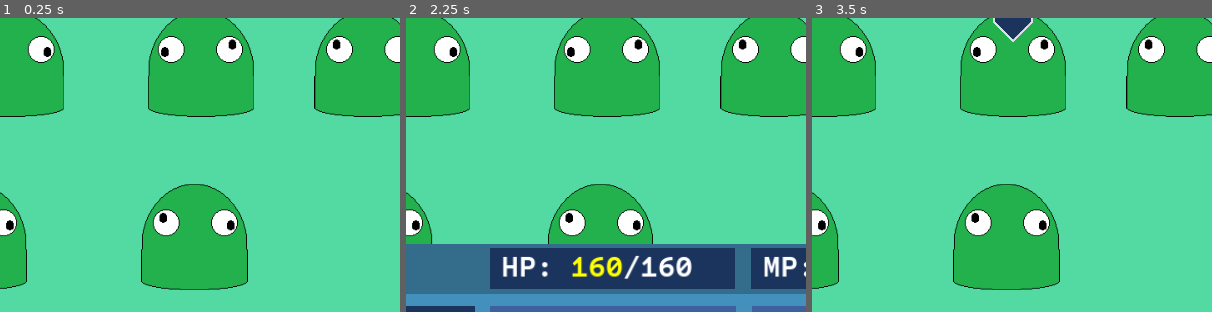
Above: before the commit, frames 1-3 (left to right).
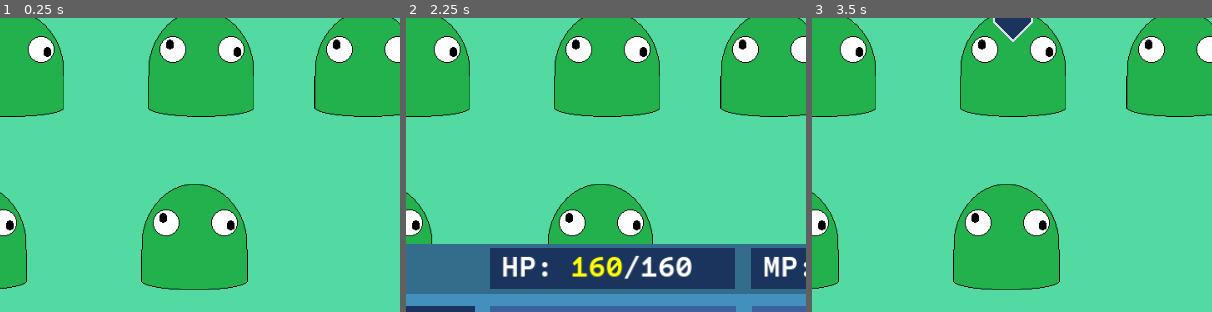
Above: after the commit, the same moments.

Repository: Tougon/CopyrightRPG
Game: Godot game, scene res://src/RPGData/Scenes/BattleScene.tscn
The game is run twice, just before and just after one commit, with the same random seed, the same clock (stepped at 60 frames per second) and the same inputs. Video files are missing from this copy of the repository; at most half a second of black plays in their place.
Inputs (mouse positions are % of the whole screen's width and height, from its top left):
- Up to frame 1 (0.25 s): no input
- Up to frame 2 (2.25 s): tap Enter at 0.5 s; move the mouse to (72, 44) at 0.52 s; click (72, 44) at 0.67 s; drag from (30, 54) to (45, 69) at 1.27 s; move the mouse to (60, 27) at 2.02 s; click (60, 27) at 2.17 s
- Up to frame 3 (3.5 s): click "Attack" at 2.75 s
The pictures show only the part of the screen within x 24-74%, y 35-85%; the shares and areas given below are measured in that part.

The runs differ from the first frame. In frame 1, 0.6% of the frame differs, in the area x 39-62%, y 2-16%; in frame 2, 0.6%; in frame 3, 0.6%.

Commit message:
1-18-24 - Directionality improvements
Improved controls for directionality to not be wholly reliant on scale

Diff:
--- a/assets/Animations/Sequences/test_anim.tres
+++ b/assets/Animations/Sequences/test_anim.tres
@@ -39,7 +39,7 @@
 
 [sub_resource type="Resource" id="Resource_x7akk"]
 script = ExtResource("1_bx7of")
-use_directionality = false
+use_directionality = true
 target = 0
 effect_index = 0
 tween = SubResource("Resource_bu1ul")
@@ -58,7 +58,9 @@
 effect_rotation = 0.0
 effect_scale = Vector2(1, 1)
 child = false
-match_scale = true
+pos_match_sequence_dir = true
+rot_match_sequence_dir = false
+scl_match_sequence_dir = true
 effect_variance = Vector2(0, 0)
 
 [sub_resource type="Resource" id="Resource_khlsu"]
@@ -93,7 +95,7 @@
 
 [sub_resource type="Resource" id="Resource_8miv5"]
 script = ExtResource("1_bx7of")
-use_directionality = false
+use_directionality = true
 target = 0
 effect_index = 0
 tween = SubResource("Resource_g3qyw")
--- a/assets/Entities/slime.tres
+++ b/assets/Entities/slime.tres
@@ -23,7 +23,7 @@
 base_hp = 50
 base_mp = 50
 base_atk = 60
-base_def = 30
+base_def = 60
 base_sp_atk = 55
 base_sp_def = 30
 base_spd = 50
--- a/src/AnimationSequence/Scripts/Actions/generate_effect.gd
+++ b/src/AnimationSequence/Scripts/Actions/generate_effect.gd
@@ -8,7 +8,9 @@
 @export var effect_rotation : float;
 @export var effect_scale : Vector2;
 @export var child : bool;
-@export var match_scale : bool;
+@export var pos_match_sequence_dir : bool;
+@export var rot_match_sequence_dir : bool;
+@export var scl_match_sequence_dir : bool;
 @export var effect_variance : Vector2;
 
 # TODO: Z-axis (layering)
@@ -26,8 +28,13 @@
 		entity = sequence.target[sequence.target_index];
 
 	if entity != null:
-		position.x = entity.global_position.x + (effect_position.x * sequence.direction_x);
-		position.y = entity.global_position.y + (effect_position.y * sequence.direction_y);
+
+		if pos_match_sequence_dir :
+			position.x = entity.global_position.x + (effect_position.x * sequence.direction_x);
+			position.y = entity.global_position.y + (effect_position.y * sequence.direction_y);
+		else :
+			position.x = entity.global_position.x + effect_position.x;
+			position.y = entity.global_position.y + effect_position.y;
 
 		if child :
 			entity.add_child(effect);
@@ -40,9 +47,11 @@
 	var scale = Vector2(effect_scale.x * sequence.direction_x, effect_scale.y * sequence.direction_y)
 
 	effect.global_position = position + offset;
-	effect.rotation = effect_rotation * sequence.direction_x;
 
-	if match_scale : effect.scale = scale;
+	if rot_match_sequence_dir : effect.rotation = effect_rotation * sequence.direction_x;
+	else : effect.rotation = effect_rotation;
+
+	if scl_match_sequence_dir : effect.scale = scale;
 	else : effect.scale = effect_scale;
 
 	sequence.effects.append(effect);
--- a/src/AnimationSequence/Scripts/animation_sequence.gd
+++ b/src/AnimationSequence/Scripts/animation_sequence.gd
@@ -77,6 +77,10 @@
 	direction_x = user.scale.x / abs(user.scale.x);
 	direction_y = user.scale.y / abs(user.scale.y);
 
+	if user.use_override_direction :
+		direction_x = user.override_direction.x / abs(user.override_direction.x);
+		direction_y = user.override_direction.y / abs(user.override_direction.y);
+
 	if target != null:
 		for t in target:
 			target_position.append(t.position);
--- a/src/RPGData/Scenes/BattleScene.tscn
+++ b/src/RPGData/Scenes/BattleScene.tscn
@@ -78,7 +78,8 @@
 
 [node name="TempEnemy" parent="Entities" instance=ExtResource("5_c337l")]
 position = Vector2(473, 314)
-scale = Vector2(-1, 1)
+use_override_direction = true
+override_direction = Vector2(-1, 1)
 
 [node name="TempEnemy2" parent="Entities" instance=ExtResource("5_c337l")]
 position = Vector2(673, 314)
--- a/src/RPGData/Scenes/Entity/EntityController.gd
+++ b/src/RPGData/Scenes/Entity/EntityController.gd
@@ -2,6 +2,10 @@
 class_name EntityController
 
 @export var current_entity : Entity;
+# Tricks the animation sequence into thinking the entity is scaled differently
+@export var use_override_direction : bool = false;
+@export var override_direction : Vector2 = Vector2(1, 1);
+
 var move_list : Array[Spell];
 var param : EntityParams;
 var current_action : Spell;
--- a/src/RPGData/Scenes/Entity/EntityController.tscn
+++ b/src/RPGData/Scenes/Entity/EntityController.tscn
@@ -8,6 +8,8 @@
 [node name="EntityBase" instance=ExtResource("1_u887t")]
 script = ExtResource("2_cc50b")
 current_entity = ExtResource("3_d0a8t")
+use_override_direction = false
+override_direction = Vector2(1, 1)
 
 [node name="Sprite2D" parent="." index="0"]
 script = ExtResource("4_l5njq")
--- a/src/RPGData/Scenes/UI/entity_info.tscn
+++ b/src/RPGData/Scenes/UI/entity_info.tscn
@@ -8,7 +8,7 @@
 anchor_right = 1.0
 offset_bottom = 60.0
 grow_horizontal = 2
-color = Color(0.199219, 0.425781, 0.546875, 1)
+color = Color(0.2, 0.427451, 0.545098, 1)
 script = ExtResource("1_7bfck")
 
 [node name="HBoxContainer" type="HBoxContainer" parent="."]
--- a/src/RPGData/Scenes/UI/entity_info_battle.tscn
+++ b/src/RPGData/Scenes/UI/entity_info_battle.tscn
@@ -1,11 +1,127 @@
-[gd_scene load_steps=2 format=3 uid="uid://fc3f0fm8hsw0"]
+[gd_scene load_steps=3 format=3 uid="uid://cddpjekmhp1aq"]
 
-[ext_resource type="PackedScene" uid="uid://cfwqqndo7yhc8" path="res://src/RPGData/Scenes/UI/entity_info.tscn" id="1_xuebw"]
+[ext_resource type="Script" path="res://src/RPGData/Scenes/UI/entity_info.gd" id="1_2etan"]
+[ext_resource type="Theme" uid="uid://ujjia2gxvnn6" path="res://assets/Themes/Theme_NewsTicker.tres" id="2_855ct"]
 
-[node name="Entity Info" instance=ExtResource("1_xuebw")]
+[node name="Entity Info Battle" type="ColorRect"]
+anchors_preset = 10
+anchor_right = 1.0
+offset_bottom = 108.0
+grow_horizontal = 2
+color = Color(0.2, 0.427451, 0.545098, 0)
+script = ExtResource("1_2etan")
 
-[node name="Padding" parent="HBoxContainer" index="0"]
-visible = false
+[node name="VBoxContainer" type="VBoxContainer" parent="."]
+layout_mode = 1
+anchors_preset = 15
+anchor_right = 1.0
+anchor_bottom = 1.0
+offset_left = 10.0
+offset_right = -10.0
+offset_bottom = 2.0
+grow_horizontal = 2
+grow_vertical = 2
+theme_override_constants/separation = 0
 
-[node name="Player Name" parent="HBoxContainer" index="1"]
-visible = false
+[node name="HP Bar" type="Control" parent="VBoxContainer"]
+custom_minimum_size = Vector2(281, 50)
+layout_mode = 2
+size_flags_horizontal = 3
+size_flags_vertical = 4
+
+[node name="ColorRect" type="ColorRect" parent="VBoxContainer/HP Bar"]
+layout_mode = 1
+anchors_preset = 15
+anchor_right = 1.0
+anchor_bottom = 1.0
+grow_horizontal = 2
+grow_vertical = 2
+color = Color(0.234375, 0.378906, 0.621094, 1)
+
+[node name="ColorRect" type="ColorRect" parent="VBoxContainer/HP Bar/ColorRect"]
+layout_mode = 1
+anchors_preset = 15
+anchor_right = 1.0
+anchor_bottom = 1.0
+grow_horizontal = 2
+grow_vertical = 2
+scale = Vector2(0.8, 1)
+color = Color(0.105469, 0.203125, 0.363281, 1)
+
+[node name="VBoxContainer" type="VBoxContainer" parent="VBoxContainer/HP Bar/ColorRect"]
+layout_mode = 1
+anchors_preset = -1
+anchor_left = 0.05
+anchor_top = 0.5
+anchor_right = 0.95
+anchor_bottom = 0.5
+offset_left = -0.5
+offset_top = -24.0
+offset_bottom = 24.0
+grow_horizontal = 2
+grow_vertical = 2
+alignment = 1
+
+[node name="RichTextLabel" type="RichTextLabel" parent="VBoxContainer/HP Bar/ColorRect/VBoxContainer"]
+layout_mode = 2
+size_flags_vertical = 4
+theme = ExtResource("2_855ct")
+theme_override_font_sizes/normal_font_size = 28
+theme_override_font_sizes/bold_font_size = 36
+bbcode_enabled = true
+text = "[b]HP: [color=FFFF00]200[/color]/250"
+fit_content = true
+
+[node name="Padding" type="Control" parent="VBoxContainer"]
+custom_minimum_size = Vector2(0, 10)
+layout_mode = 2
+size_flags_vertical = 3
+
+[node name="MP Bar" type="Control" parent="VBoxContainer"]
+custom_minimum_size = Vector2(281, 50)
+layout_mode = 2
+size_flags_horizontal = 3
+size_flags_vertical = 4
+
+[node name="ColorRect" type="ColorRect" parent="VBoxContainer/MP Bar"]
+layout_mode = 1
+anchors_preset = 15
+anchor_right = 1.0
+anchor_bottom = 1.0
+grow_horizontal = 2
+grow_vertical = 2
+color = Color(0.234375, 0.378906, 0.621094, 1)
+
+[node name="ColorRect" type="ColorRect" parent="VBoxContainer/MP Bar/ColorRect"]
+layout_mode = 1
+anchors_preset = 15
+anchor_right = 1.0
+anchor_bottom = 1.0
+grow_horizontal = 2
+grow_vertical = 2
+scale = Vector2(0.8, 1)
+color = Color(0.105469, 0.203125, 0.363281, 1)
+
+[node name="VBoxContainer" type="VBoxContainer" parent="VBoxContainer/MP Bar/ColorRect"]
+layout_mode = 1
+anchors_preset = -1
+anchor_left = 0.05
+anchor_top = 0.5
+anchor_right = 0.95
+anchor_bottom = 0.5
+offset_left = -0.5
+offset_top = -24.0
+offset_bottom = 24.0
+grow_horizontal = 2
+grow_vertical = 2
+alignment = 1
+
+[node name="RichTextLabel" type="RichTextLabel" parent="VBoxContainer/MP Bar/ColorRect/VBoxContainer"]
+layout_mode = 2
+size_flags_vertical = 4
+theme = ExtResource("2_855ct")
+theme_override_font_sizes/normal_font_size = 28
+theme_override_font_sizes/bold_font_size = 36
+bbcode_enabled = true
+text = "[b]MP: [color=FFFF00]200[/color]/250"
+fit_content = true
